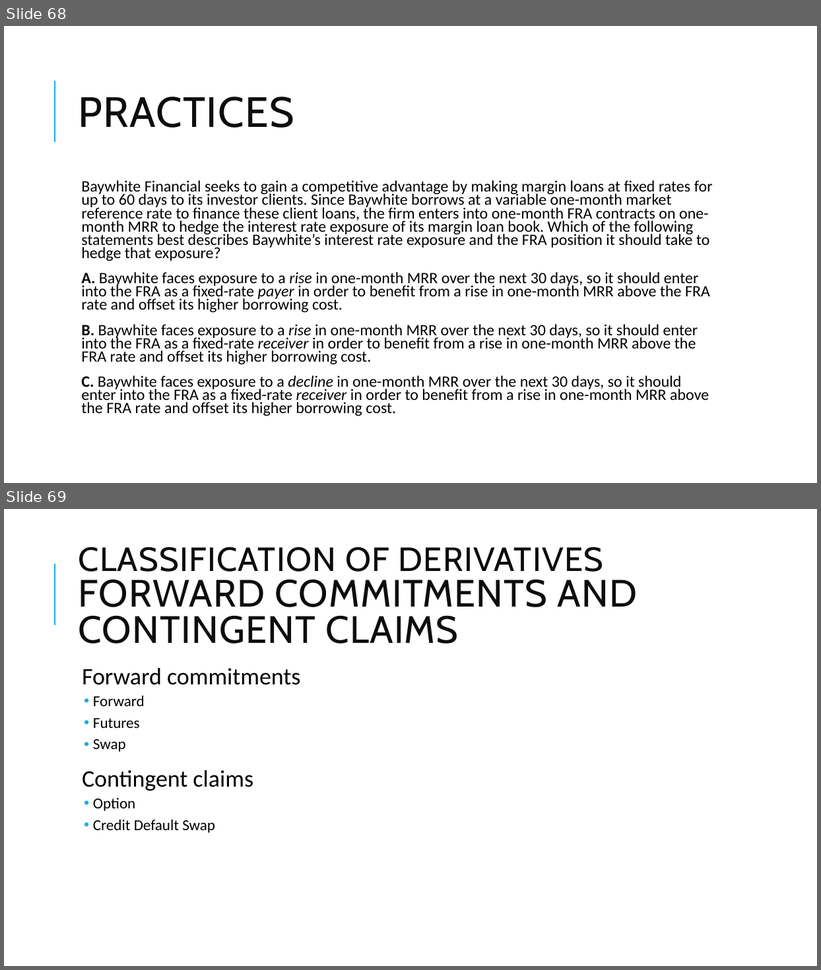
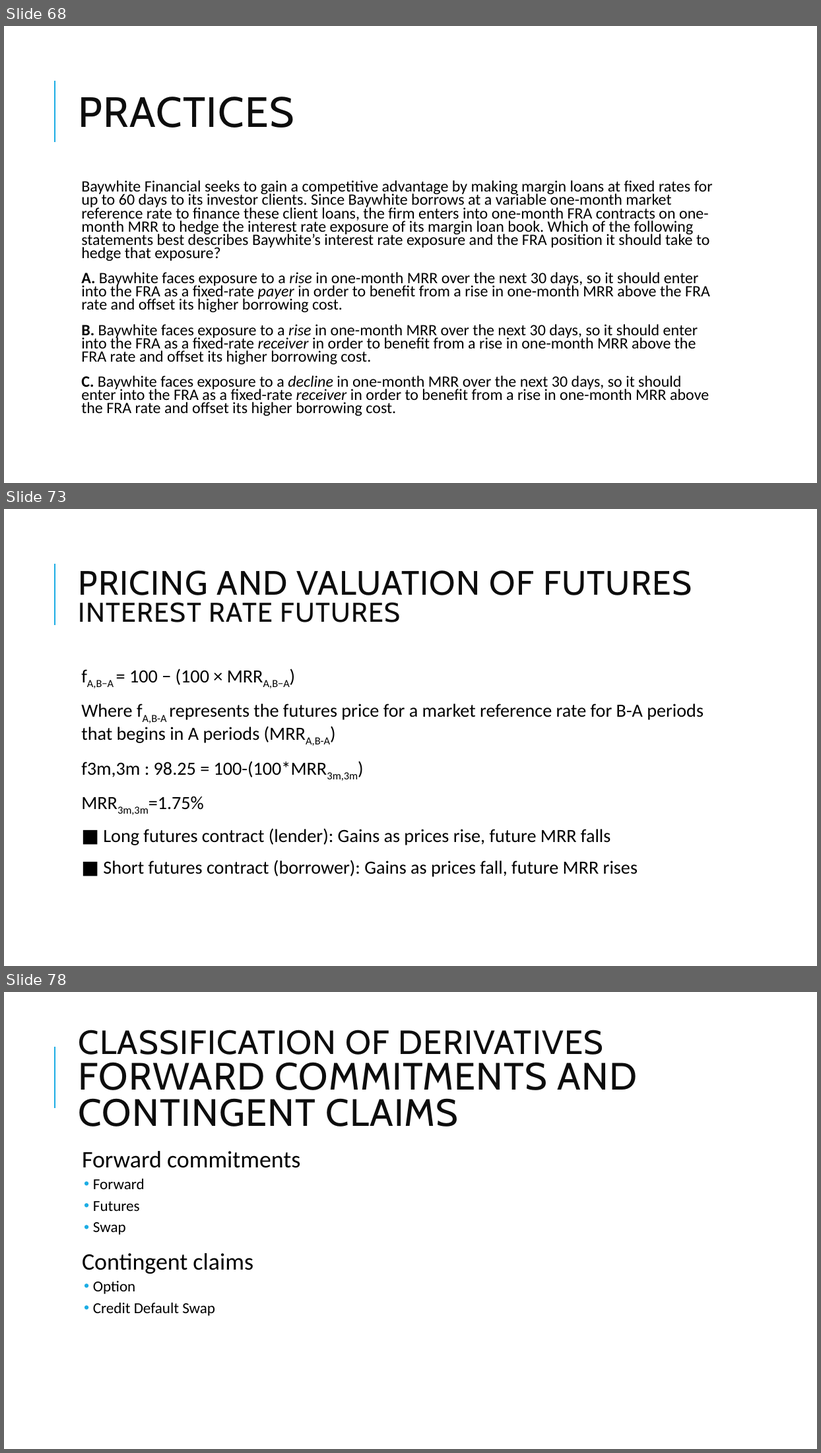
Before and after one commit to Isco0530/data, a slide deck: Derivatives.pptx. Shown one above the other, each under a label of ours: slides 68 and 69 before the commit, slides 68, 73 and 78 after it; the slides between them are not shown. The pictures are 821x970 and 821x1453 pixels, drawn with LibreOffice and Linux fonts; fonts in the diff are those of the drawing. Boxes give left, top, right and bottom in pixels: in the first picture for what was removed or moved away, otherwise in the second. Text is boxed around its words. In the diff, an @@ line names an element or a change of style, - is before the commit and + after.

```diff
--- a/Derivatives.pptx
+++ b/Derivatives.pptx
@@ slide 73 added at (4,509,817,966), background #FFFFFF; not listed: 1 template element that a slide beside it also shows @@
@@ title added at (79,570,692,623), 40 pt, text #0D0D0D @@
+PRICING AND VALUATION OF FUTURES
+INTEREST RATE FUTURES
@@ text added at (81,669,704,877), 22 pt, text #000000 @@
+  fA,B−A = 100 − (100 × MRRA,B−A)
+  Where fA,B-A represents the futures price for a market reference rate for B-A periods that begins in A periods (MRRA,B-A)
+  f3m,3m : 98.25 = 100-(100*MRR3m,3m)
+  MRR3m,3m=1.75%
+  ■ Long futures contract (lender): Gains as prices rise, future MRR falls
+  ■ Short futures contract (borrower): Gains as prices fall, future MRR rises
@@ what was slide 69 is now slide 78 @@
```
Also in this commit, not shown: 8 other slides added, 1 other file.
